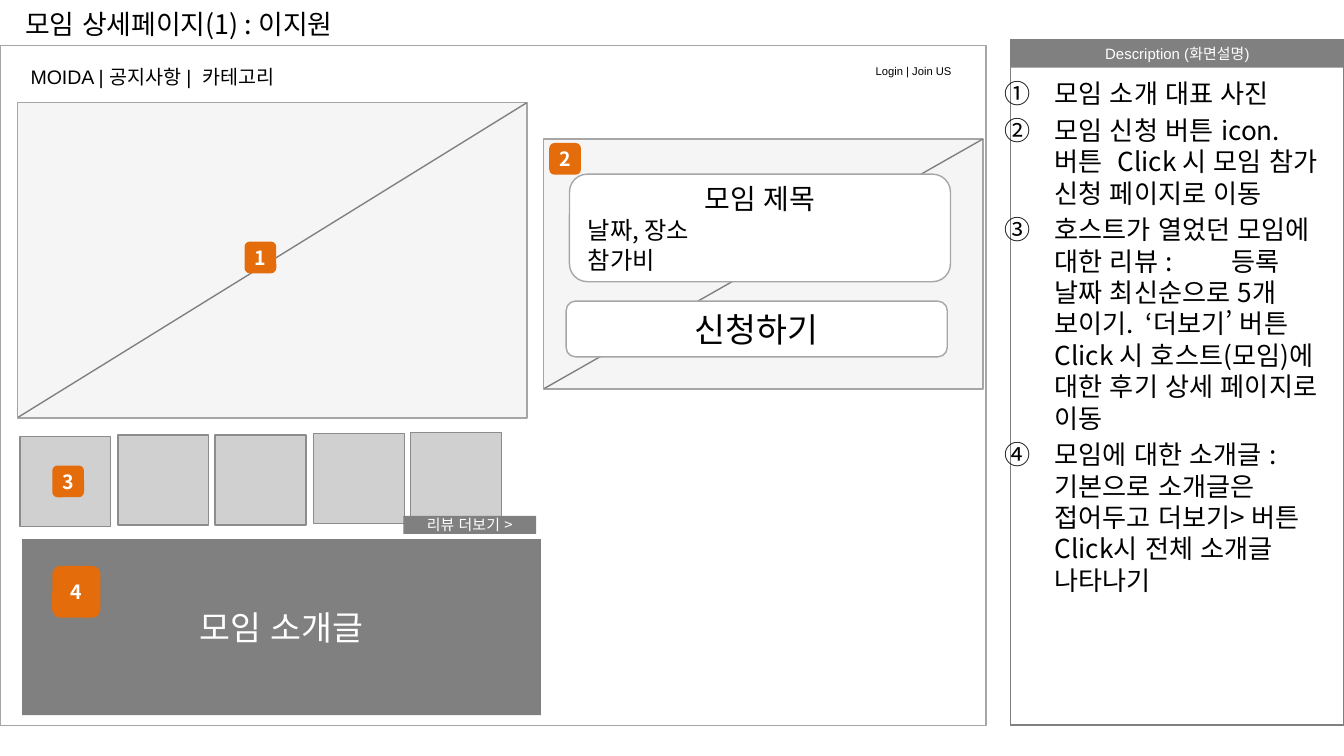
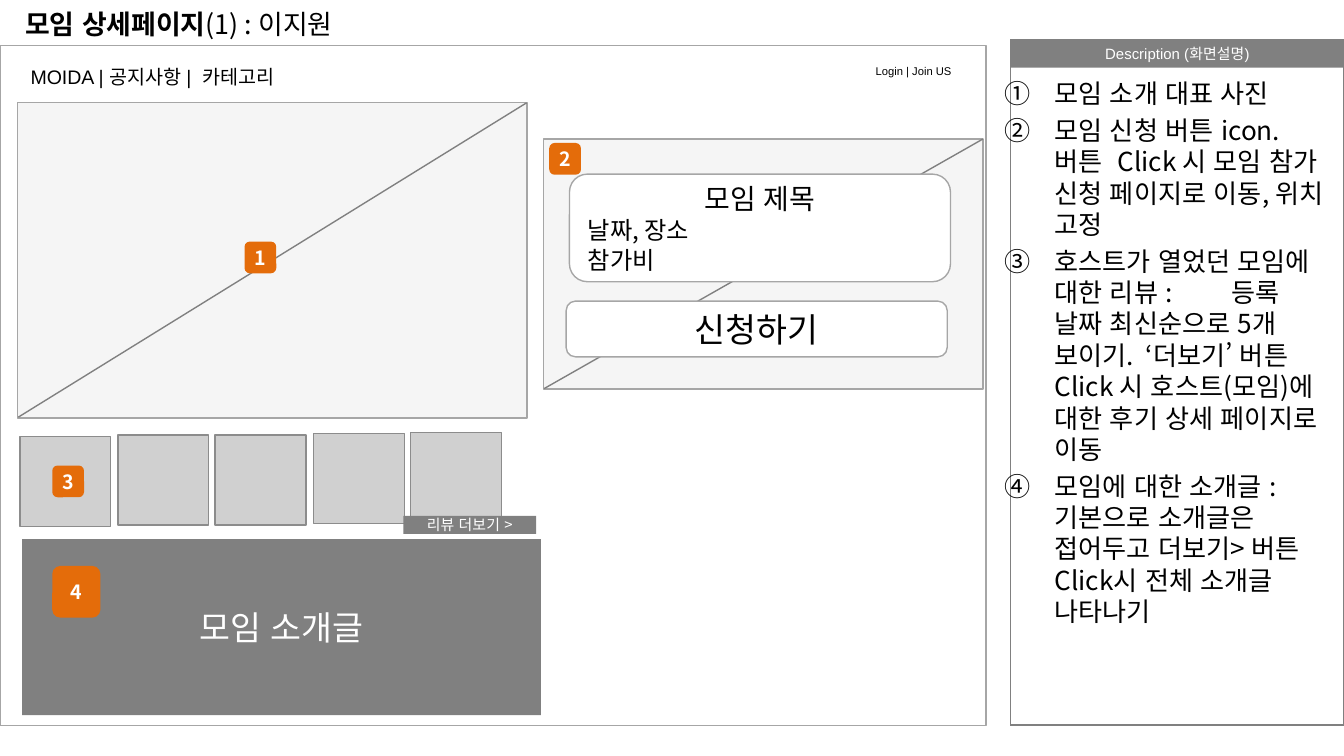
Before and after one commit to moim5/moida-general, a slide deck: slide 1 of documents/storyBoard/sakura0416710/스토리보드_이지원.pptx. Drawn at 1344x756 pixels with LibreOffice and Linux fonts; fonts in the diff are those of the drawing; grey boxes stand for pictures. Boxes give left, top, right and bottom in pixels: in the first picture for what was removed or moved away, otherwise in the second. Text is boxed around its words. In the diff, an @@ line names an element or a change of style, - is before the commit and + after.

```diff
--- a/documents/storyBoard/sakura0416710/스토리보드_이지원.pptx
+++ b/documents/storyBoard/sakura0416710/스토리보드_이지원.pptx
@@ title "모임 상세페이지(1) : 이지원" at [25,11,332,39]: bold on in "모임 상세페이지(1)" @@
@@ text at [1055,118,1323,236]: text changed @@
-2. 모임 신청 버튼 icon. 버튼 Click 시 모임 참가 신청 페이지로 이동
+2. 모임 신청 버튼 icon. 버튼 Click 시 모임 참가 신청 페이지로 이동, 위치 고정
```
Also in this commit, not shown: 2 other slides changed, 4 slides added, 3 slides removed.
